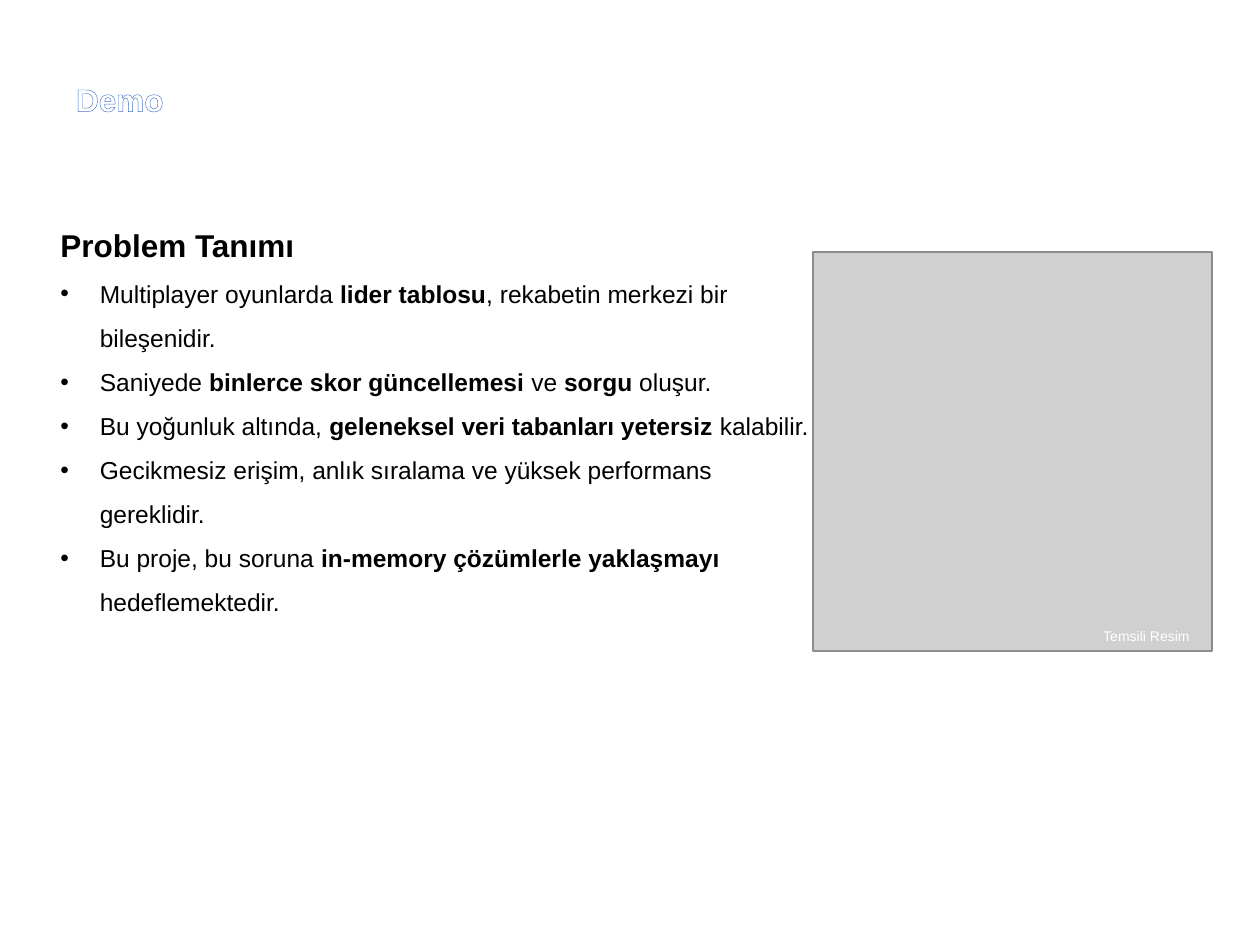
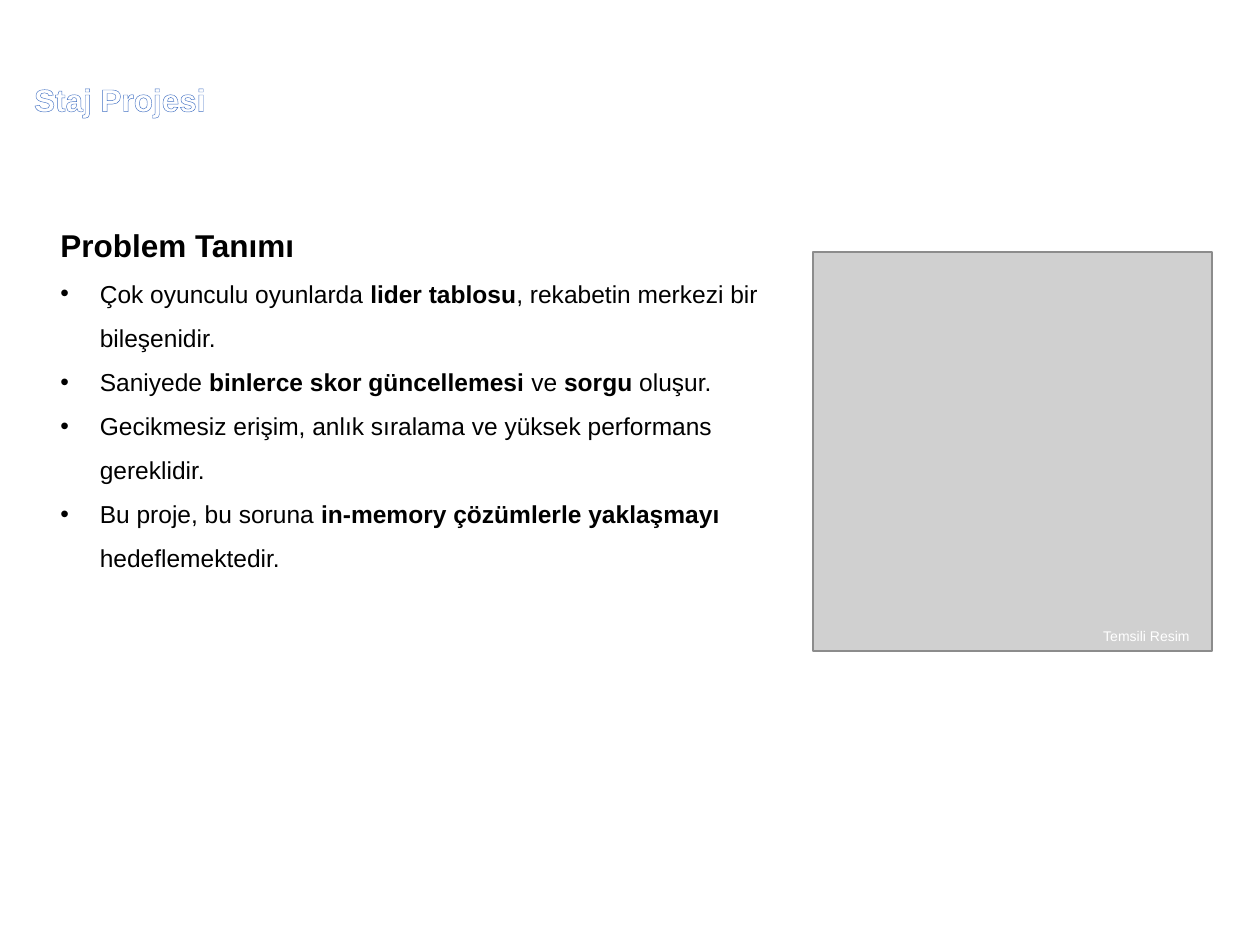
Before and after one commit to noxennn/LeaderboardREST, a slide deck: slide 10 of YusufEmreBayrakcıStajSunum.pptx (slide 20 before the commit). Drawn at 1260x945 pixels with LibreOffice and Linux fonts; fonts in the diff are those of the drawing; grey boxes stand for pictures; background and template pictures are left out. Boxes give left, top, right and bottom in pixels: in the first picture for what was removed or moved away, otherwise in the second. Text is boxed around its words. In the diff, an @@ line names an element or a change of style, - is before the commit and + after.

```diff
--- a/YusufEmreBayrakcıStajSunum.pptx
+++ b/YusufEmreBayrakcıStajSunum.pptx
@@ text at (34,88,206,117): text changed @@
-Demo
+Staj Projesi
@@ text at (100,285,757,352): text changed @@
-• Multiplayer oyunlarda lider tablosu, rekabetin merkezi bir bileşenidir.
+• Çok oyunculu oyunlarda lider tablosu, rekabetin merkezi bir bileşenidir.
@@ text at (100,417,809,440): paragraph removed @@
-• Bu yoğunluk altında, geleneksel veri tabanları yetersiz kalabilir.
```
Also in this commit, not shown: 16 other slides changed, 6 slides added, 19 slides removed, 6 other files.
